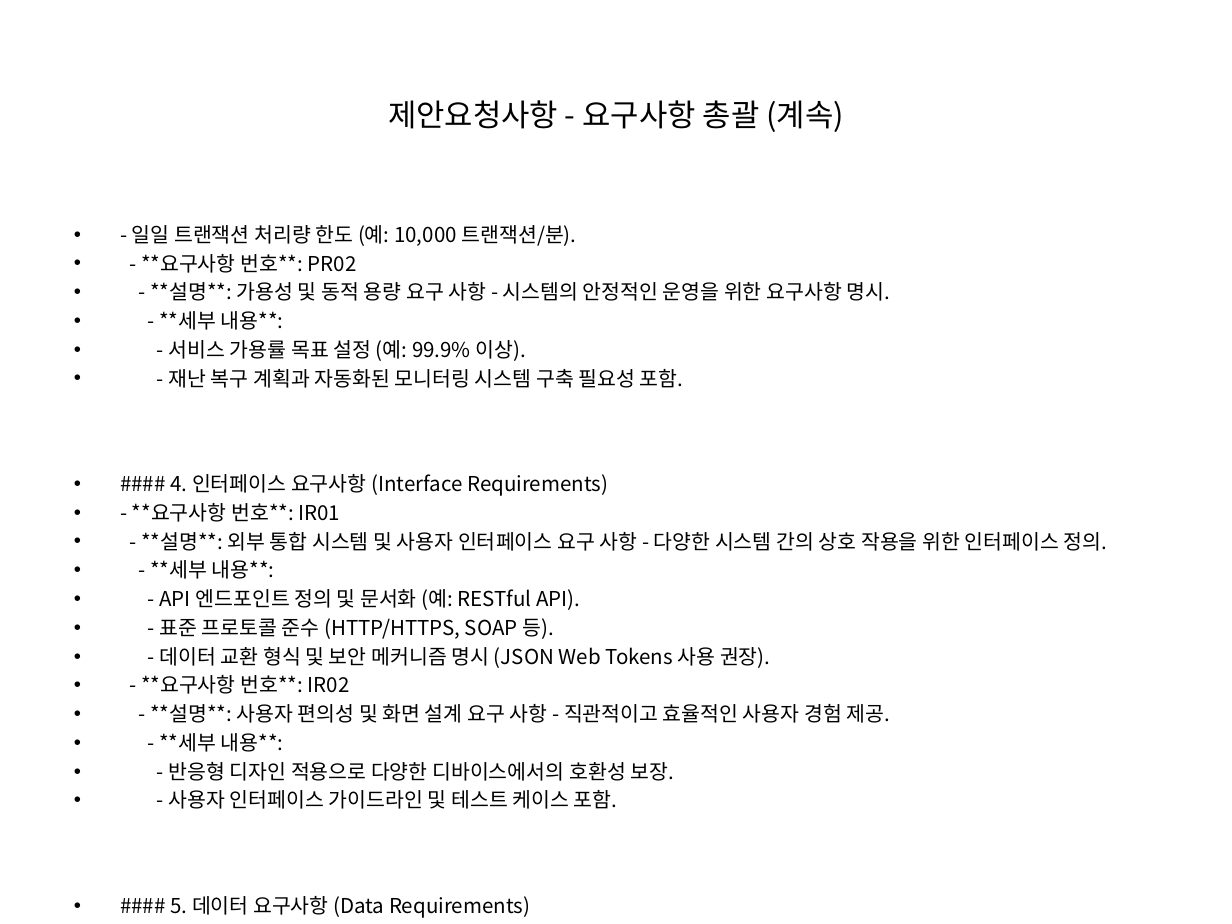
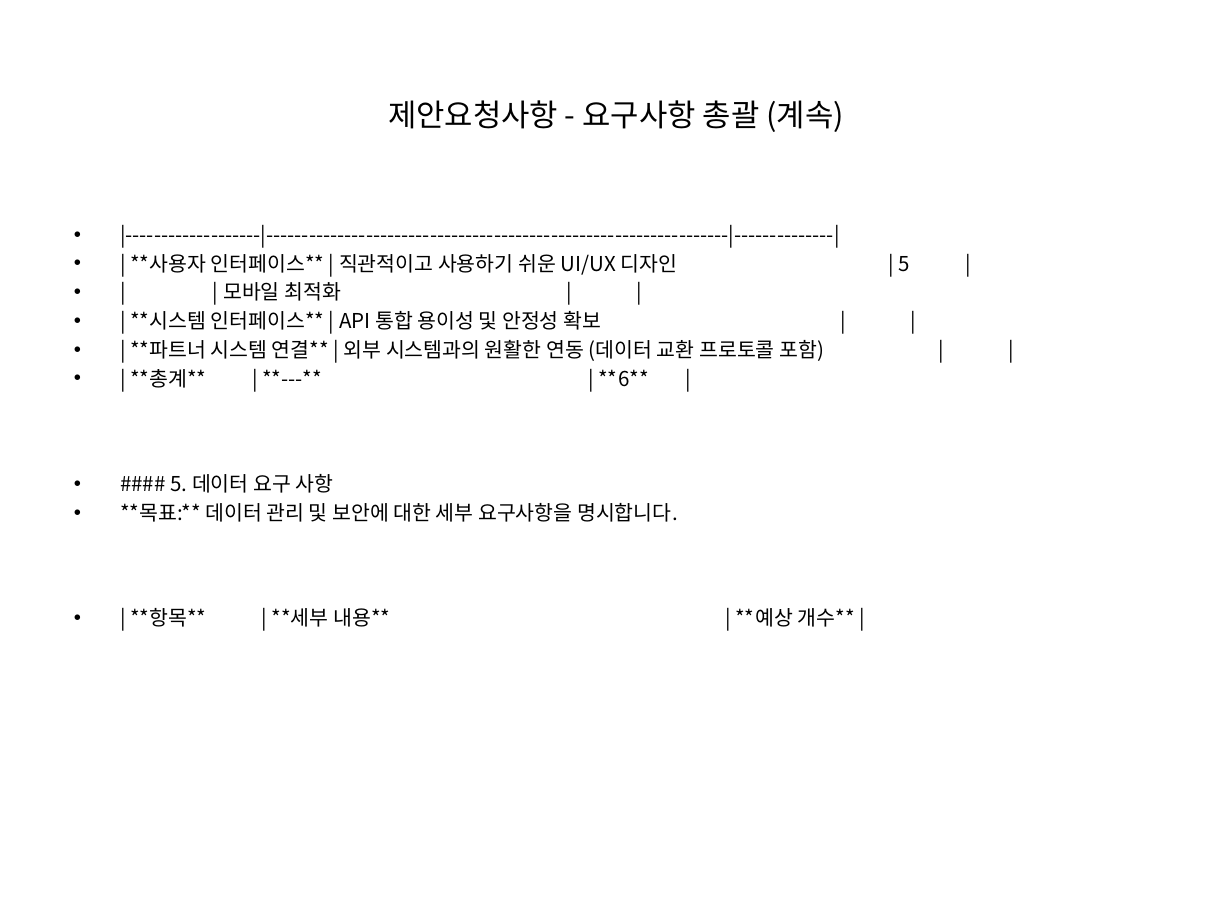
Before and after one commit to anskong/llm_mission, a slide deck: slide 15 of generated_ppt.pptx (slide 10 before the commit). Drawn at 1232x924 pixels with LibreOffice and Linux fonts; fonts in the diff are those of the drawing. Boxes give left, top, right and bottom in pixels: in the first picture for what was removed or moved away, otherwise in the second. Text is boxed around its words. In the diff, an @@ line names an element or a change of style, - is before the commit and + after.

```diff
--- a/generated_ppt.pptx
+++ b/generated_ppt.pptx
@@ text at <box>120,254,855,627</box>: text changed @@
-• - 일일 트랜잭션 처리량 한도 (예: 10,000 트랜잭션/분).
-• - **요구사항 번호**: PR02
-• - **설명**: 가용성 및 동적 용량 요구 사항 - 시스템의 안정적인 운영을 위한 요구사항 명시.
-• - **세부 내용**:
-• - 서비스 가용률 목표 설정 (예: 99.9% 이상).
-• - 재난 복구 계획과 자동화된 모니터링 시스템 구축 필요성 포함.
-• #### 4. 인터페이스 요구사항 (Interface Requirements)
-• - **요구사항 번호**: IR01
-• - **설명**: 외부 통합 시스템 및 사용자 인터페이스 요구 사항 - 다양한 시스템 간의 상호 작용을 위한 인터페이스 정의.
-• - **세부 내용**:
-• - API 엔드포인트 정의 및 문서화 (예: RESTful API).
-• - 표준 프로토콜 준수 (HTTP/HTTPS, SOAP 등).
-• - 데이터 교환 형식 및 보안 메커니즘 명시 (JSON Web Tokens 사용 권장).
-• - **요구사항 번호**: IR02
-• - **설명**: 사용자 편의성 및 화면 설계 요구 사항 - 직관적이고 효율적인 사용자 경험 제공.
-• - **세부 내용**:
-• - 반응형 디자인 적용으로 다양한 디바이스에서의 호환성 보장.
-• - 사용자 인터페이스 가이드라인 및 테스트 케이스 포함.
-• #### 5. 데이터 요구사항 (Data Requirements)
-• - **요구사항 번호**: DR01
+• |-------------------|-----------------------------------------------------------------|--------------|
+• | **사용자 인터페이스** | 직관적이고 사용하기 쉬운 UI/UX 디자인 | 5 |
+• | | 모바일 최적화 | |
+• | **시스템 인터페이스** | API 통합 용이성 및 안정성 확보 | |
+• | **파트너 시스템 연결** | 외부 시스템과의 원활한 연동 (데이터 교환 프로토콜 포함) | |
+• | **총계** | **---** | **6** |
+• #### 5. 데이터 요구 사항
+• **목표:** 데이터 관리 및 보안에 대한 세부 요구사항을 명시합니다.
+• | **항목** | **세부 내용** | **예상 개수** |
```
Also in this commit, not shown: 20 other slides changed, 7 slides added, 5 other files.
